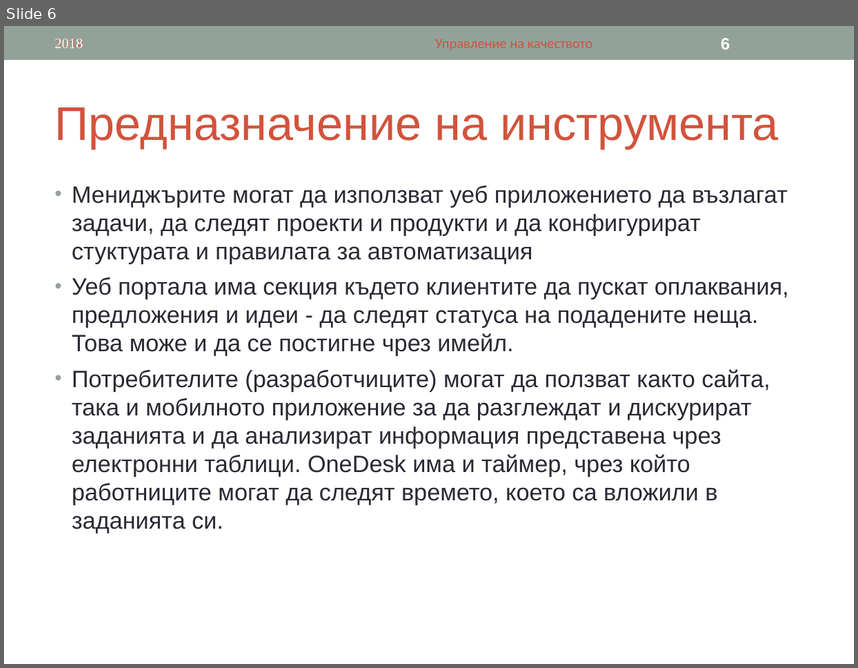
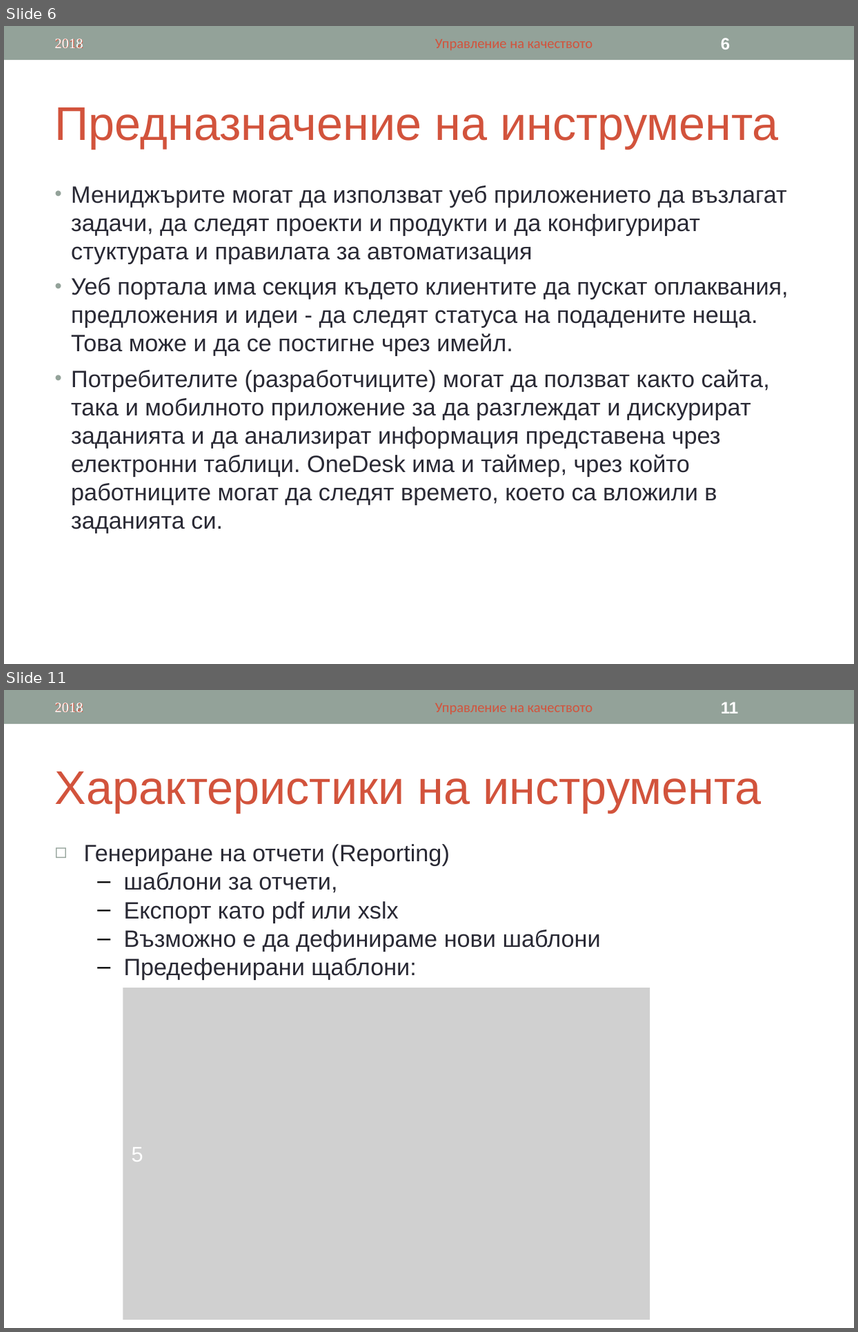
Before and after one commit to tsetsoo/ASIProject, a slide deck: OneDesk.ppt. Shown one above the other, each under a label of ours: slide 6 before the commit, slides 6 and 11 after it; the slides between them are not shown. The pictures are 858x668 and 858x1332 pixels, drawn with LibreOffice and Linux fonts; fonts in the diff are those of the drawing; grey boxes stand for pictures. Boxes give left, top, right and bottom in pixels: in the first picture for what was removed or moved away, otherwise in the second. Text is boxed around its words. In the diff, an @@ line names an element or a change of style, - is before the commit and + after.

```diff
--- a/OneDesk.ppt
+++ b/OneDesk.ppt
@@ slide 11 added at box(4, 690, 854, 1328), background #FFFFFF; not listed: 1 template element that a slide beside it also shows @@
@@ text added at box(55, 702, 84, 712), 12 pt, text #D2533C @@
+2012
@@ text added at box(55, 702, 83, 712), 12 pt, text #FFFFFF @@
+2018
@@ text added at box(435, 703, 593, 714), 12 pt, text #D2533C @@
+Управление на качеството
@@ page number added at box(721, 702, 738, 713), 14 pt, text #FFFFFF, bold @@
+11
@@ text added at box(55, 771, 762, 813), 40 pt, text #D2533C @@
+Характеристики на инструмента
@@ text added at box(84, 844, 601, 980), 20 pt, text #292934 @@
+◻ Генериране на отчети (Reporting)
+  – шаблони за отчети,
+  – Експорт като pdf или xslx
+  – Възможно е да дефинираме нови шаблони
+  – Предефенирани щаблони:
@@ picture added at box(123, 987, 650, 1319), 18 pt, text #FFFFFF @@
+5
@@ slide 6 changed as well @@
@@ text "Мениджърите могат да използват уеб ..." at box(71, 185, 789, 533): indent changed @@
```
Also in this commit, not shown: 3 other slides changed, 4 other slides added.
